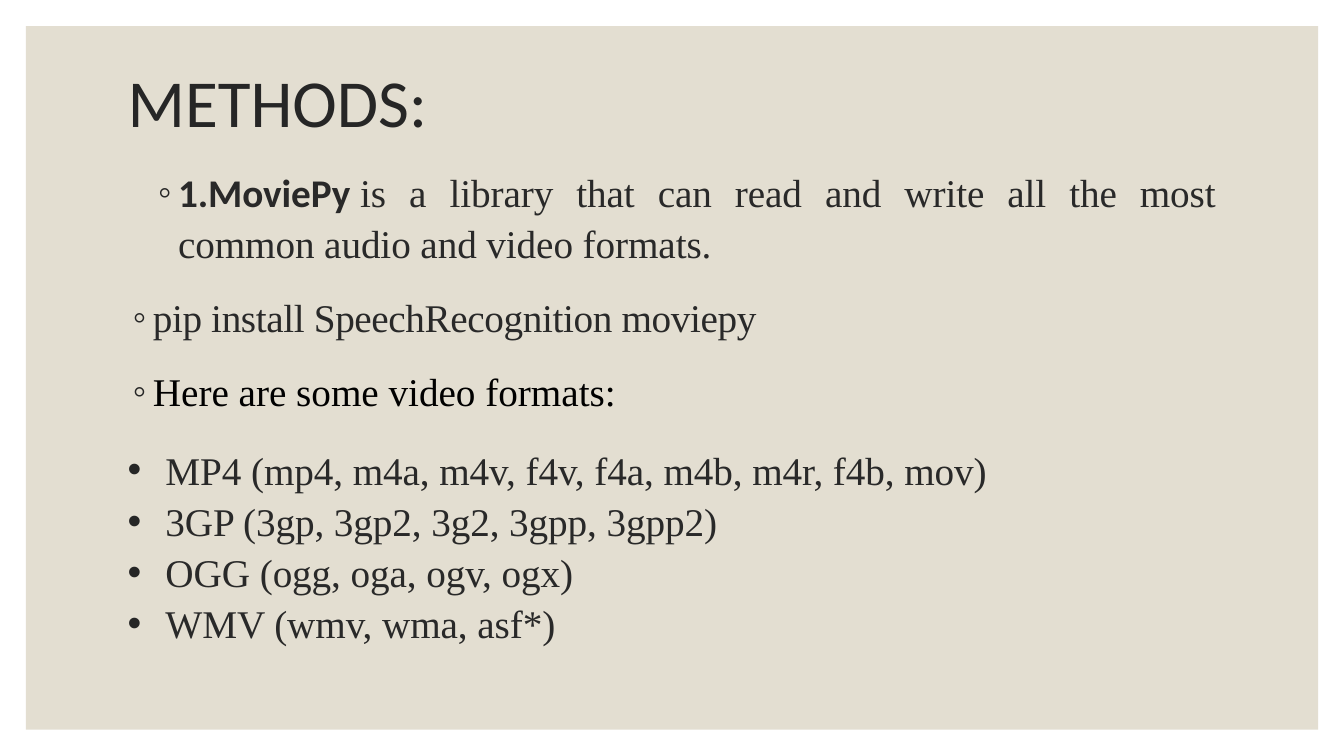
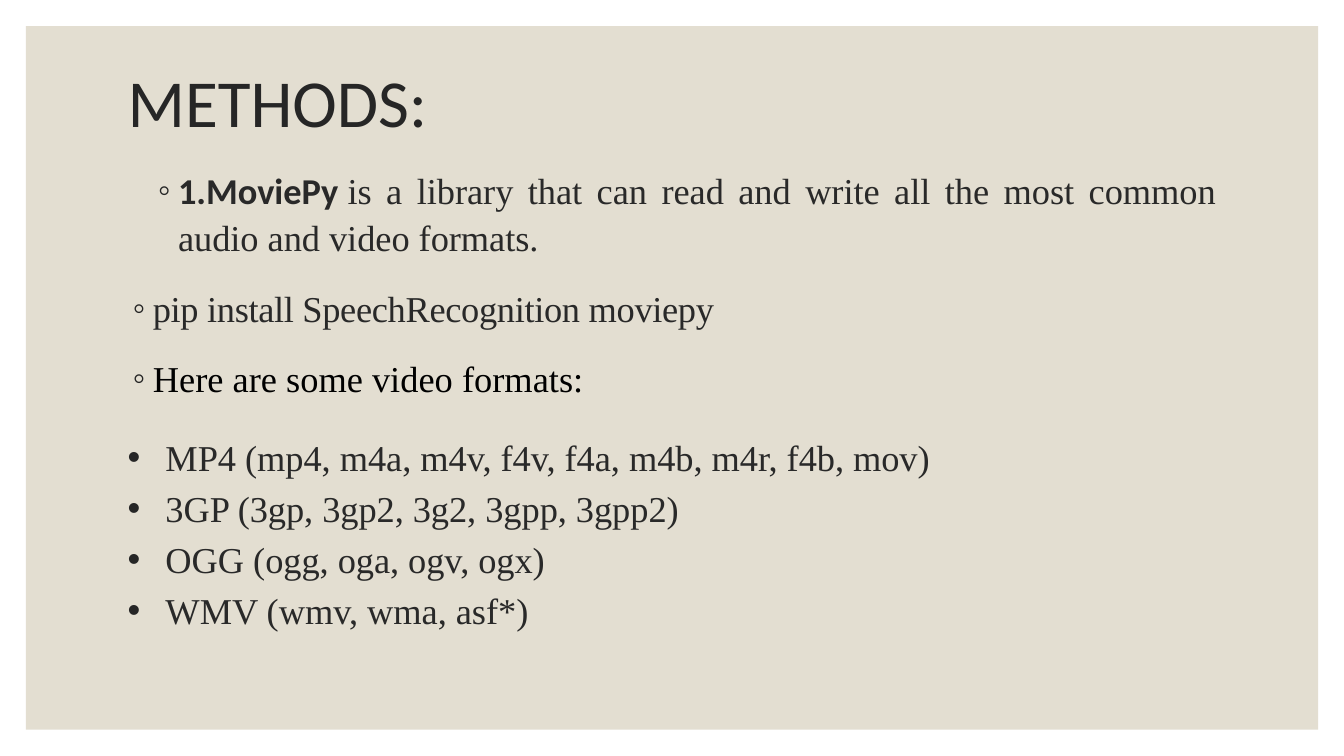
Before and after one commit to ABHRAMVIDIYALA/VIDEO_TO_AUDIO, a slide deck: slide 5 of VIDEO TO AUDIO CONVERTER.pptx. Drawn at 1344x756 pixels with LibreOffice and Linux fonts; fonts in the diff are those of the drawing. Boxes give left, top, right and bottom in pixels: in the first picture for what was removed or moved away, otherwise in the second. Text is boxed around its words. In the diff, an @@ line names an element or a change of style, - is before the commit and + after.

```diff
--- a/VIDEO TO AUDIO CONVERTER.pptx
+++ b/VIDEO TO AUDIO CONVERTER.pptx
@@ text "1.MoviePy is a library that ..." at [153,178,1216,631]: size 28 to 26 pt @@
```
Also in this commit, not shown: 5 other slides changed, 9 slides added.
